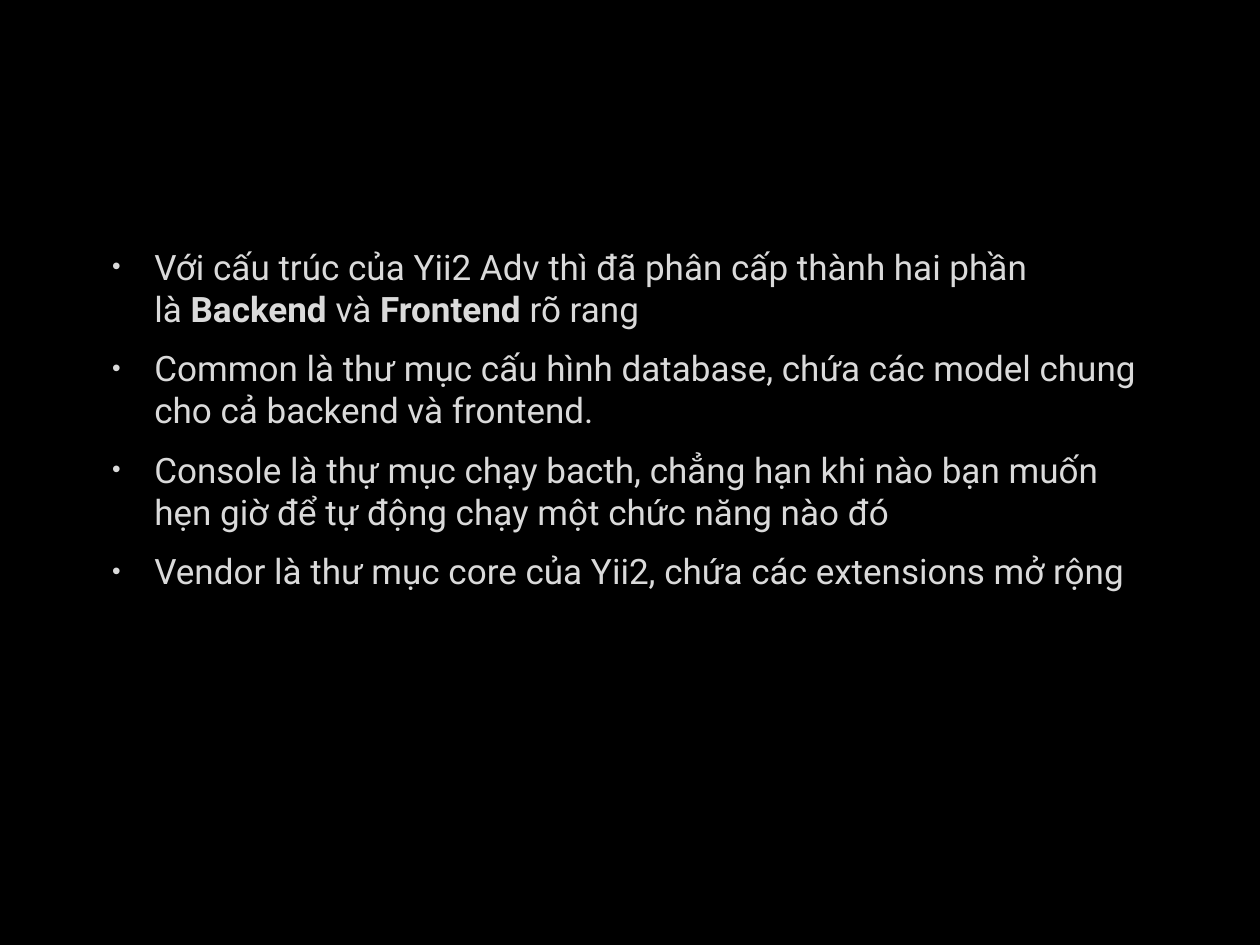
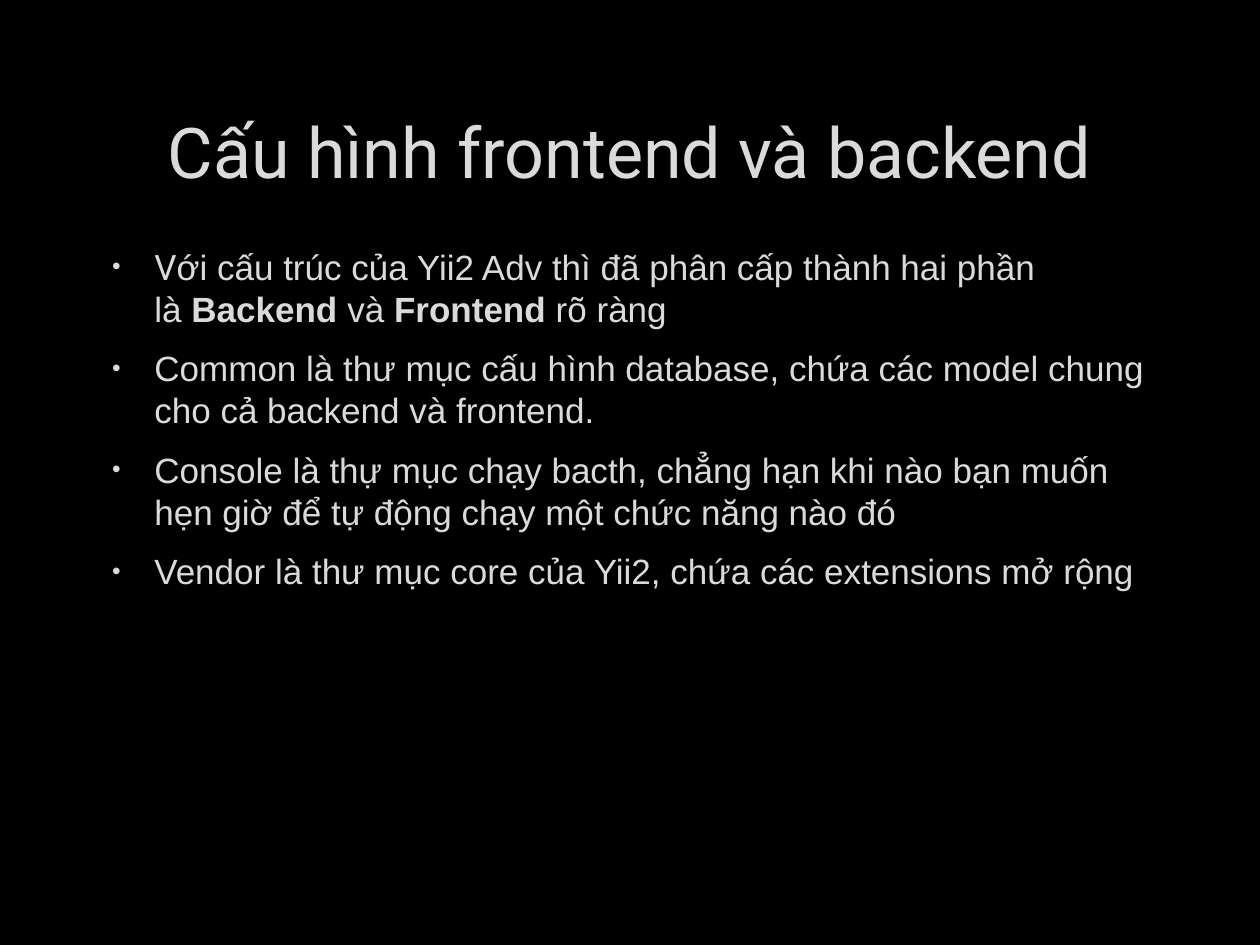
Before and after one commit to deviknight/php, a slide deck: slide 17 of Yii-Framwork.pptx (slide 12 before the commit). Drawn at 1260x945 pixels with LibreOffice and Linux fonts; fonts in the diff are those of the drawing; background and template pictures are left out. Boxes give left, top, right and bottom in pixels: in the first picture for what was removed or moved away, otherwise in the second. Text is boxed around its words. In the diff, an @@ line names an element or a change of style, - is before the commit and + after.

```diff
--- a/Yii-Framwork.pptx
+++ b/Yii-Framwork.pptx
@@ title added at [168,120,1091,179], 40 pt, text #DADADA @@
+Cấu hình frontend và backend
@@ text at [154,253,1035,328]: text changed; font Roboto to Arial @@
-• Với cấu trúc của Yii2 Adv thì đã phân cấp thành hai phần là Backend và Frontend rõ rang
+• Với cấu trúc của Yii2 Adv thì đã phân cấp thành hai phần là Backend và Frontend rõ ràng
@@ text at [154,354,1143,591]: font Roboto to Arial in "Common là thư mục cấu hình database, ...", "Console là thự mục chạy bacth, chẳng ...", "Vendor là thư mục core của Yii2, ..." @@
```
Also in this commit, not shown: 19 other slides changed, 9 slides added, 2 slides removed, 2 other files.
